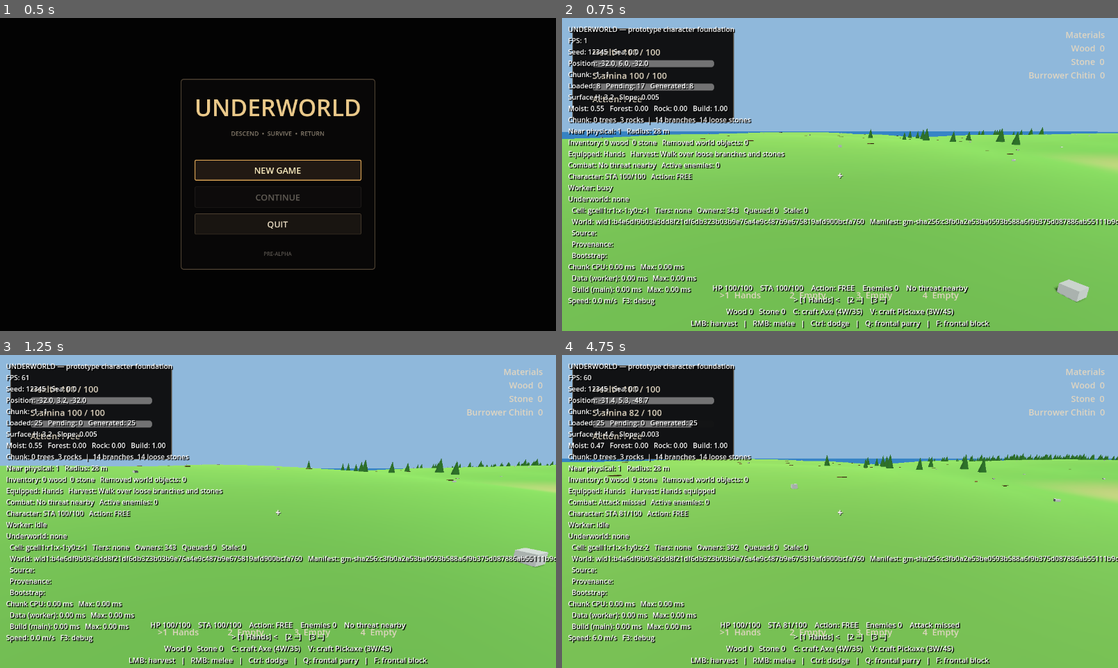
Above: before the commit, frames 1-4 (two rows, left to right).
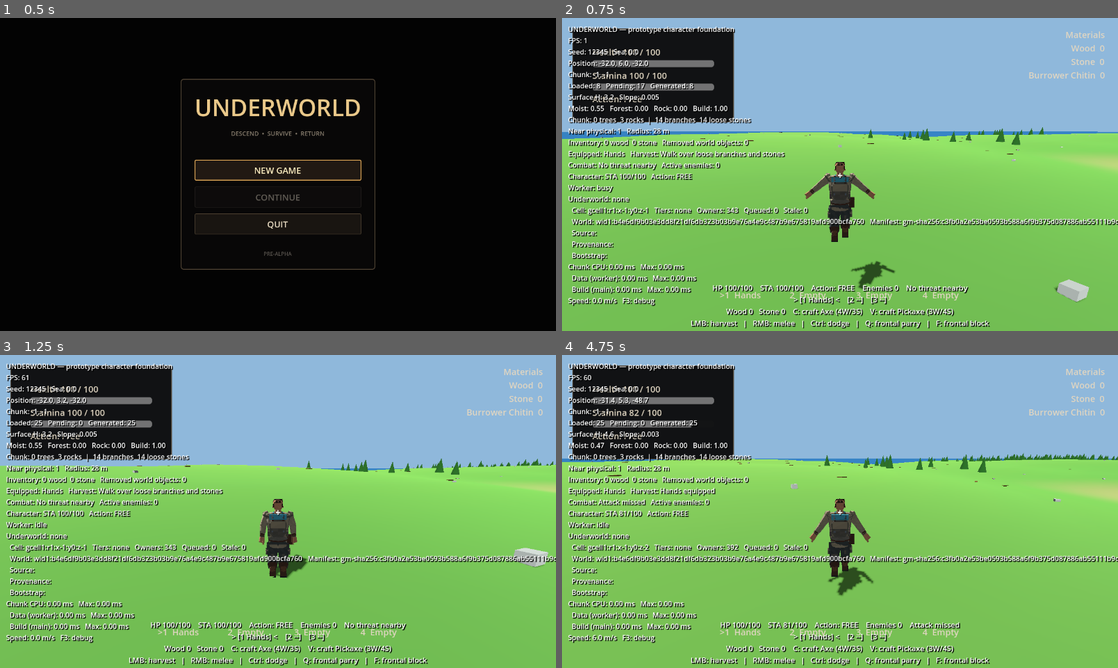
Above: after the commit, the same moments.

Repository: KevinRabbe/underworld
Game: Godot game, scene res://app/app_root.tscn
The game is run twice, just before and just after one commit, with the same random seed, the same clock (stepped at 60 frames per second) and the same inputs.
Inputs (mouse positions are in pixels of both pictures, inside the frame that each line leads up to):
- Up to frame 1 (0.5 s): no input
- Up to frame 2 (0.75 s): click "NEW GAME" at 0.5 s
- Up to frame 3 (1.25 s): no input
- Up to frame 4 (4.75 s): tap Enter at 1.25 s; move the mouse to (867, 511) at 1.27 s; hold E (attack_heavy) 1.28-2.03 s; hold W (move_forward) from 1.28 s (still down); click (867, 511) at 1.42 s; tap Space (jump) at 1.52, 2.27, 3.77, 4.52 s; move the mouse to (812, 511) at 2.02 s; right-click (812, 511) at 2.1 s; move the mouse to (851, 505) at 2.77 s; hold F (block) 2.78-3.53 s; move the mouse to (834, 517) at 3.52 s; tap Ctrl (dodge) at 3.6 s; click (834, 517) at 3.67 s; move the mouse to (878, 514) at 4.27 s; hold 1 (hotbar_slot_1) from 4.28 s (still down)

Frame 1 is identical in both runs. In frame 2, 1.3% of the frame differs, in the area x 43-60%, y 46-87%; in frame 3, 1.2%; in frame 4, 1.3%, in the area x 44-56%, y 45-77%.
Error before the commit: Parse Error: Cannot infer the type of "ear_x" variable because the value doesn't have a set type. (res://presentation/characters/faceted/faceted_body_compiler.…

Commit message:
CHAR-PRESENT-001: fix authored head typing

Diff:
--- a/presentation/characters/faceted/faceted_body_compiler.gd
+++ b/presentation/characters/faceted/faceted_body_compiler.gd
@@ -162,7 +162,7 @@
 	var crown_y: float = float(landmark["crown_y"])
 	var head_height: float = crown_y - shoulder_y
 	var face_span: float = brow_y - jaw_y
-	var skin := _weights(BONE.head)
+	var skin: Dictionary = _weights(BONE.head)
 
 	# The skull is deliberately front/back asymmetric. The previous revision
 	# used concentric ellipses, which made every view read like a primitive egg.
@@ -189,8 +189,9 @@
 
 	# Faceted ears are small vertical lofts integrated into the temporal plane,
 	# not rectangular side blocks. They contribute to the true-side silhouette.
-	for side in [-1.0, 1.0]:
-		var ear_x := side * float(profile.head_width) * 0.525
+	for side_value in [-1.0, 1.0]:
+		var side: float = float(side_value)
+		var ear_x: float = side * float(profile.head_width) * 0.525
 		_add_y_loft(builders, SKIN, [
 			_ring_y(Vector3(ear_x, jaw_y + face_span * 0.24, 0.010), 0.010, 0.014, skin),
 			_ring_y(Vector3(ear_x, jaw_y + face_span * 0.49, 0.012), 0.015, 0.021, skin),
@@ -200,62 +201,66 @@
 	# Raised brow wedges create the forehead/eye-socket break visible in the
 	# reference. Dark eye planes sit slightly behind them instead of reading as
 	# square decals stuck onto a spherical head.
-	for side in [-1.0, 1.0]:
-		var inner_x := side * 0.014
-		var outer_x := side * 0.049
-		var brow_outer_x := side * 0.058
+	for side_value in [-1.0, 1.0]:
+		var side: float = float(side_value)
+		var inner_x: float = side * 0.014
+		var outer_x: float = side * 0.049
+		var brow_outer_x: float = side * 0.058
 		_add_tri_prism_z(builders, SKIN,
 			Vector2(inner_x, eye_y + 0.006),
 			Vector2(outer_x, eye_y + 0.007),
 			Vector2(brow_outer_x, eye_y + 0.025),
 			face_front - 0.012, face_front - 0.002, skin)
-		var eye_inner := Vector3(inner_x, eye_y - 0.001, face_front - 0.014)
-		var eye_outer := Vector3(outer_x, eye_y - 0.003, face_front - 0.012)
-		var eye_outer_low := Vector3(outer_x * 0.96, eye_y - 0.014, face_front - 0.011)
-		var eye_inner_low := Vector3(inner_x * 1.10, eye_y - 0.012, face_front - 0.013)
+		var eye_inner: Vector3 = Vector3(inner_x, eye_y - 0.001, face_front - 0.014)
+		var eye_outer: Vector3 = Vector3(outer_x, eye_y - 0.003, face_front - 0.012)
+		var eye_outer_low: Vector3 = Vector3(outer_x * 0.96, eye_y - 0.014, face_front - 0.011)
+		var eye_inner_low: Vector3 = Vector3(inner_x * 1.10, eye_y - 0.012, face_front - 0.013)
 		_emit_triangle(builders, FACE, eye_inner, eye_outer, eye_outer_low, Vector3(0, 0, -1), skin, skin, skin, Vector2.ZERO, Vector2(1,0), Vector2.ONE)
 		_emit_triangle(builders, FACE, eye_inner, eye_outer_low, eye_inner_low, Vector3(0, 0, -1), skin, skin, skin, Vector2.ZERO, Vector2.ONE, Vector2(0,1))
 
 	# Cheek planes bridge the socket, zygomatic mass and jaw. Their slight
 	# lateral normal is what makes the face read in 3/4 instead of only front-on.
-	for side in [-1.0, 1.0]:
-		var cheek_expected := Vector3(side * 0.28, 0.0, -1.0).normalized()
-		var socket_outer := Vector3(side * 0.052, eye_y - 0.016, face_front - 0.006)
-		var cheek_outer := Vector3(side * 0.086, cheek_y, face_front + 0.002)
-		var cheek_inner := Vector3(side * 0.031, cheek_y - 0.006, face_front - 0.010)
-		var jaw_outer := Vector3(side * 0.066, jaw_y + face_span * 0.10, face_front + 0.010)
+	for side_value in [-1.0, 1.0]:
+		var side: float = float(side_value)
+		var cheek_expected: Vector3 = Vector3(side * 0.28, 0.0, -1.0).normalized()
+		var socket_outer: Vector3 = Vector3(side * 0.052, eye_y - 0.016, face_front - 0.006)
+		var cheek_outer: Vector3 = Vector3(side * 0.086, cheek_y, face_front + 0.002)
+		var cheek_inner: Vector3 = Vector3(side * 0.031, cheek_y - 0.006, face_front - 0.010)
+		var jaw_outer: Vector3 = Vector3(side * 0.066, jaw_y + face_span * 0.10, face_front + 0.010)
 		_emit_triangle(builders, SKIN, socket_outer, cheek_outer, cheek_inner, cheek_expected, skin, skin, skin, Vector2.ZERO, Vector2(1,0), Vector2.ONE)
 		_emit_triangle(builders, SKIN, cheek_outer, jaw_outer, cheek_inner, cheek_expected, skin, skin, skin, Vector2(1,0), Vector2(1,1), Vector2.ZERO)
 
 	# Projected multi-plane nose. The tip now changes the true-side silhouette;
 	# it is no longer a thin rectangular stripe on the face.
-	var nose_top_y := jaw_y + face_span * 0.73
-	var nose_mid_y := jaw_y + face_span * 0.56
-	var nose_tip_y := jaw_y + face_span * 0.40
-	var nose_base_y := jaw_y + face_span * 0.29
-	var nose_top_l := Vector3(-0.010, nose_top_y, face_front - 0.010)
-	var nose_top_r := Vector3(0.010, nose_top_y, face_front - 0.010)
-	var nose_mid_l := Vector3(-0.013, nose_mid_y, face_front - 0.027)
-	var nose_mid_r := Vector3(0.013, nose_mid_y, face_front - 0.027)
-	var nose_tip_l := Vector3(-0.019, nose_tip_y, face_front - 0.050)
-	var nose_tip_r := Vector3(0.019, nose_tip_y, face_front - 0.050)
-	var nose_base_l := Vector3(-0.023, nose_base_y, face_front - 0.024)
-	var nose_base_r := Vector3(0.023, nose_base_y, face_front - 0.024)
-	for quad in [
+	var nose_top_y: float = jaw_y + face_span * 0.73
+	var nose_mid_y: float = jaw_y + face_span * 0.56
+	var nose_tip_y: float = jaw_y + face_span * 0.40
+	var nose_base_y: float = jaw_y + face_span * 0.29
+	var nose_top_l: Vector3 = Vector3(-0.010, nose_top_y, face_front - 0.010)
+	var nose_top_r: Vector3 = Vector3(0.010, nose_top_y, face_front - 0.010)
+	var nose_mid_l: Vector3 = Vector3(-0.013, nose_mid_y, face_front - 0.027)
+	var nose_mid_r: Vector3 = Vector3(0.013, nose_mid_y, face_front - 0.027)
+	var nose_tip_l: Vector3 = Vector3(-0.019, nose_tip_y, face_front - 0.050)
+	var nose_tip_r: Vector3 = Vector3(0.019, nose_tip_y, face_front - 0.050)
+	var nose_base_l: Vector3 = Vector3(-0.023, nose_base_y, face_front - 0.024)
+	var nose_base_r: Vector3 = Vector3(0.023, nose_base_y, face_front - 0.024)
+	for quad_value in [
 		[nose_top_l, nose_top_r, nose_mid_r, nose_mid_l],
 		[nose_mid_l, nose_mid_r, nose_tip_r, nose_tip_l],
 		[nose_tip_l, nose_tip_r, nose_base_r, nose_base_l],
 	]:
-		_emit_triangle(builders, SKIN, quad[0], quad[1], quad[2], Vector3(0, 0, -1), skin, skin, skin, Vector2.ZERO, Vector2(1,0), Vector2.ONE)
-		_emit_triangle(builders, SKIN, quad[0], quad[2], quad[3], Vector3(0, 0, -1), skin, skin, skin, Vector2.ZERO, Vector2.ONE, Vector2(0,1))
-	for side in [-1.0, 1.0]:
-		var side_expected := Vector3(side, 0.0, -0.35).normalized()
-		var top := nose_top_l if side < 0.0 else nose_top_r
-		var mid := nose_mid_l if side < 0.0 else nose_mid_r
-		var tip := nose_tip_l if side < 0.0 else nose_tip_r
-		var base := nose_base_l if side < 0.0 else nose_base_r
-		var bridge_anchor := Vector3(side * 0.030, nose_mid_y, face_front + 0.001)
-		var base_anchor := Vector3(side * 0.034, nose_base_y, face_front - 0.001)
+		var quad: Array = quad_value
+		_emit_triangle(builders, SKIN, Vector3(quad[0]), Vector3(quad[1]), Vector3(quad[2]), Vector3(0, 0, -1), skin, skin, skin, Vector2.ZERO, Vector2(1,0), Vector2.ONE)
+		_emit_triangle(builders, SKIN, Vector3(quad[0]), Vector3(quad[2]), Vector3(quad[3]), Vector3(0, 0, -1), skin, skin, skin, Vector2.ZERO, Vector2.ONE, Vector2(0,1))
+	for side_value in [-1.0, 1.0]:
+		var side: float = float(side_value)
+		var side_expected: Vector3 = Vector3(side, 0.0, -0.35).normalized()
+		var top: Vector3 = nose_top_l if side < 0.0 else nose_top_r
+		var mid: Vector3 = nose_mid_l if side < 0.0 else nose_mid_r
+		var tip: Vector3 = nose_tip_l if side < 0.0 else nose_tip_r
+		var base: Vector3 = nose_base_l if side < 0.0 else nose_base_r
+		var bridge_anchor: Vector3 = Vector3(side * 0.030, nose_mid_y, face_front + 0.001)
+		var base_anchor: Vector3 = Vector3(side * 0.034, nose_base_y, face_front - 0.001)
 		_emit_triangle(builders, SKIN, top, mid, bridge_anchor, side_expected, skin, skin, skin, Vector2.ZERO, Vector2(1,0), Vector2.ONE)
 		_emit_triangle(builders, SKIN, mid, tip, bridge_anchor, side_expected, skin, skin, skin, Vector2.ZERO, Vector2(1,0), Vector2.ONE)
 		_emit_triangle(builders, SKIN, tip, base, base_anchor, side_expected, skin, skin, skin, Vector2.ZERO, Vector2(1,0), Vector2.ONE)
@@ -267,10 +272,10 @@
 		Vector2(0.046, mouth_y - 0.006),
 		Vector2(0.0, jaw_y - 0.020),
 		face_front - 0.013, face_front + 0.003, skin)
-	var mouth_left := Vector3(-0.030, mouth_y, face_front - 0.015)
-	var mouth_mid := Vector3(0.0, mouth_y - 0.002, face_front - 0.016)
-	var mouth_right := Vector3(0.030, mouth_y, face_front - 0.015)
-	var mouth_low := Vector3(0.0, mouth_y - 0.006, face_front - 0.014)
+	var mouth_left: Vector3 = Vector3(-0.030, mouth_y, face_front - 0.015)
+	var mouth_mid: Vector3 = Vector3(0.0, mouth_y - 0.002, face_front - 0.016)
+	var mouth_right: Vector3 = Vector3(0.030, mouth_y, face_front - 0.015)
+	var mouth_low: Vector3 = Vector3(0.0, mouth_y - 0.006, face_front - 0.014)
 	_emit_triangle(builders, FACE, mouth_left, mouth_mid, mouth_low, Vector3(0,0,-1), skin, skin, skin, Vector2.ZERO, Vector2(0.5,0), Vector2(0.5,1))
 	_emit_triangle(builders, FACE, mouth_mid, mouth_right, mouth_low, Vector3(0,0,-1), skin, skin, skin, Vector2(0.5,0), Vector2.ONE, Vector2(0.5,1))
 
